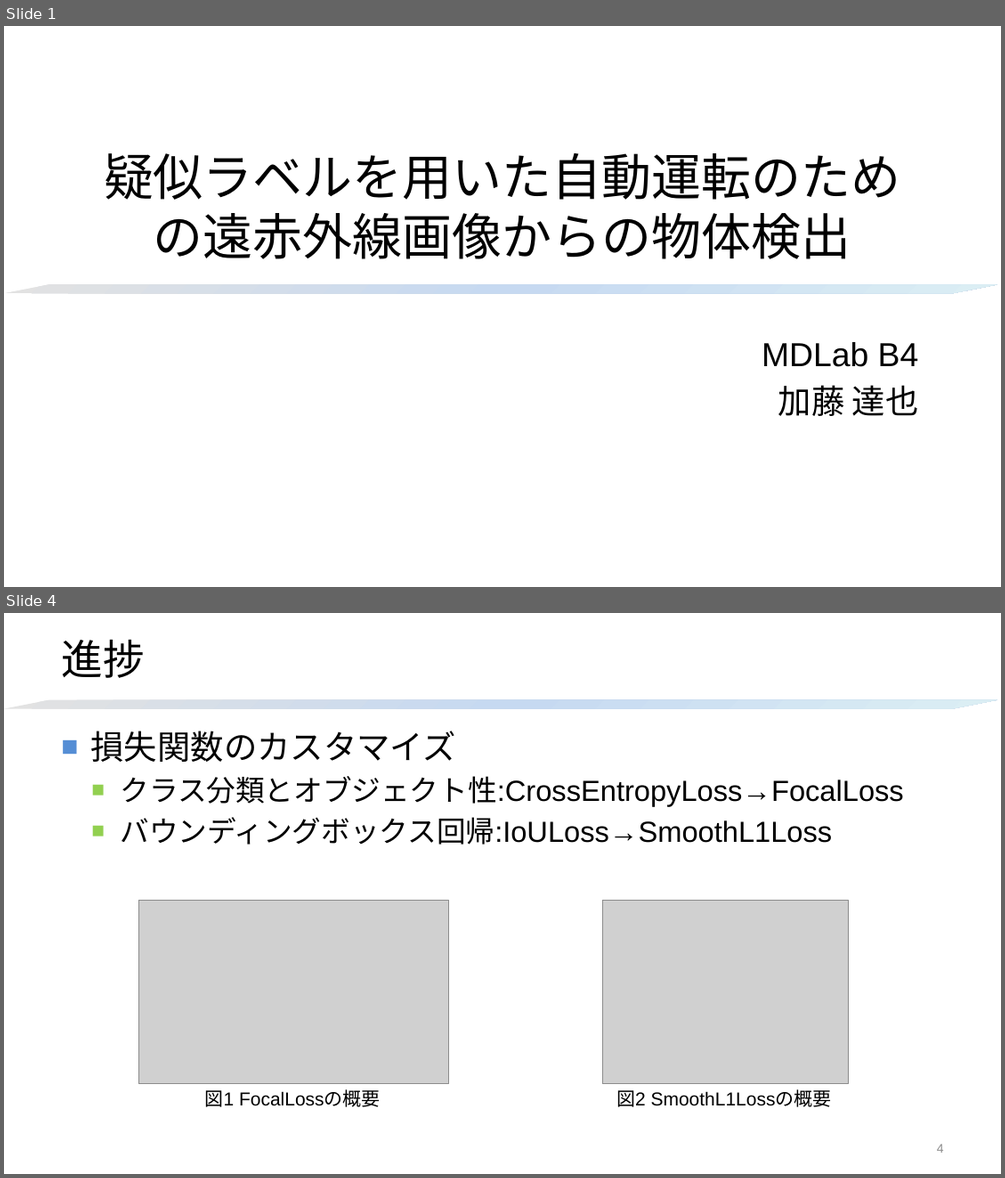
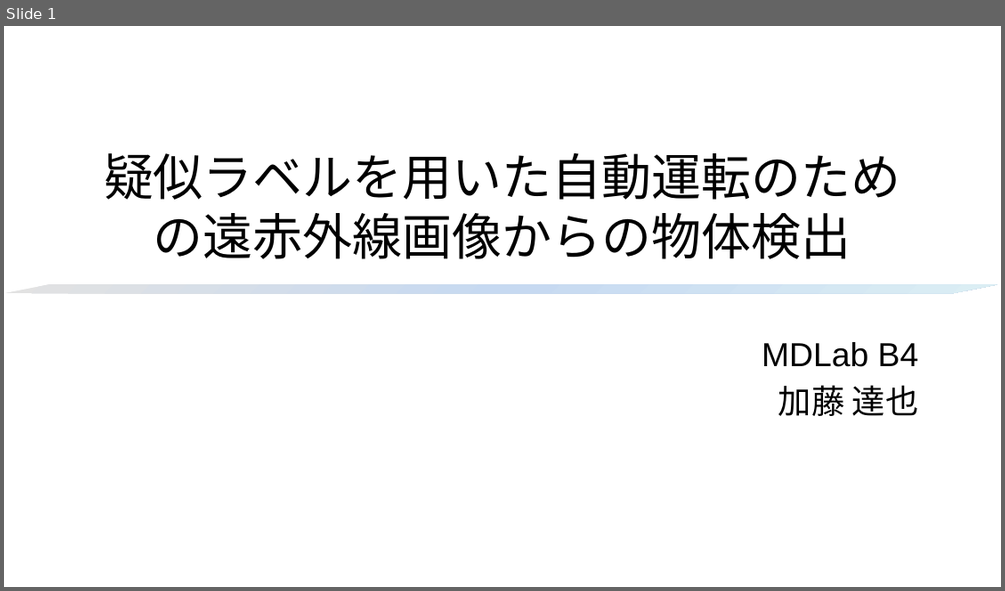
Before and after one commit to HagiriMigita/MDLab, a slide deck: kato.t2.pptx. Shown one above the other, each under a label of ours: slides 1 and 4 before the commit, slide 1 after it; the slides between them are not shown. The pictures are 1005x1178 and 1005x591 pixels, drawn with LibreOffice and Linux fonts; fonts in the diff are those of the drawing; grey boxes stand for pictures; background and template pictures are left out. Boxes give left, top, right and bottom in pixels: in the first picture for what was removed or moved away, otherwise in the second. Text is boxed around its words. In the diff, an @@ line names an element or a change of style, - is before the commit and + after.

```diff
--- a/kato.t2.pptx
+++ b/kato.t2.pptx
@@ slide 4 removed at (x1=4, y1=613, x2=1001, y2=1174), background #FFFFFF @@
@@ title removed at (x1=61, y1=640, x2=144, y2=678) @@
-進捗
@@ parallelogram removed at (x1=4, y1=699, x2=997, y2=709) @@
@@ text removed at (x1=91, y1=730, x2=903, y2=844) @@
-■ 損失関数のカスタマイズ
-  ■ クラス分類とオブジェクト性:CrossEntropyLoss→FocalLoss
-  ■ バウンディングボックス回帰:IoULoss→SmoothL1Loss
@@ picture removed at (x1=138, y1=900, x2=448, y2=1084) @@
@@ picture removed at (x1=602, y1=900, x2=848, y2=1084) @@
@@ text removed at (x1=205, y1=1090, x2=380, y2=1107) @@
-図1 FocalLossの概要
@@ text removed at (x1=616, y1=1090, x2=832, y2=1107) @@
-図2 SmoothL1Lossの概要
@@ page number removed at (x1=937, y1=1143, x2=944, y2=1152) @@
-4
```
Also in this commit, not shown: 3 slides changed, 13 slides added, 2 other slides removed, 10 other files.
